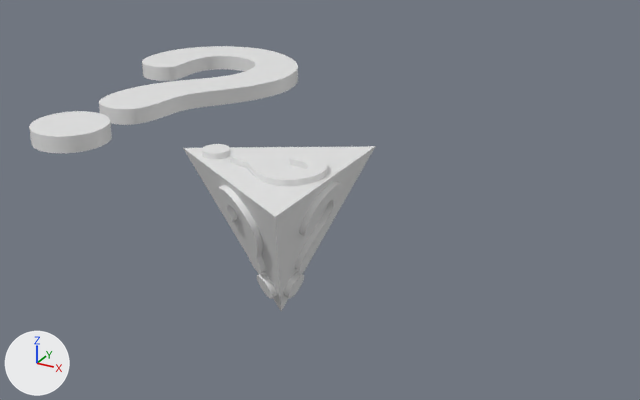
The Blender file Blender/Models/QuestionMarkTetrahedron.blend as it was, and as the next commit left it.
Rendered twice from a 50 mm camera at (3.48, -5.63, 2.95) aimed at (-0.31, 1.25, -0.5). The lights are fixed; the arrows at lower left show +X, +Y and +Z. The first picture is the older version.

Objects in the first picture: 'QuestionMark', 'QuestionMark1', 'QuestionMark2', 'QuestionMark3', 'Tetrahedron'.
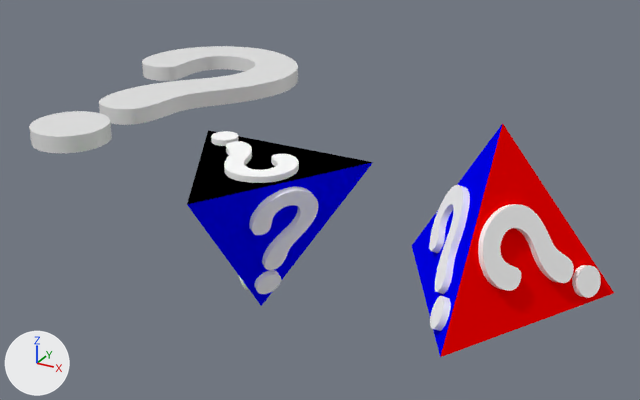
The newer file is also turned or shifted as a whole; pictures and numbers use the older file's frame.

Where the change shows, as pixel boxes (x1, y1, x2, y2) in the pictures (640 x 400 px):
'QuestionMarkTetrahedron2', added: after (412, 124, 614, 357)
    faces in mat_questionmarktetrahedronred (red #ff0000): (441, 124, 614, 357)
    faces in mat_questionmarktetrahedronwhite (white #ffffff): (429, 185, 601, 331)
    faces in mat_questionmarktetrahedronblue (blue #0000ff): (412, 125, 502, 357)
'QuestionMarkTetrahedron1', added: after (187, 130, 373, 306)
    faces in mat_questionmarktetrahedronblue (blue #0000ff): (187, 162, 373, 306)
    faces in mat_questionmarktetrahedronwhite (white #ffffff): (211, 131, 318, 294)
    faces in mat_questionmarktetrahedronblack (black #000000): (187, 130, 372, 204)
'Tetrahedron', deleted: before (183, 146, 376, 311)
'QuestionMark1', deleted: before (202, 144, 327, 186)
'QuestionMark3', deleted: before (284, 181, 345, 298)
'QuestionMark2', deleted: before (216, 185, 277, 299)

The change, as a diff of the scene's bpy script:
```diff
--- a/Blender/Models/QuestionMarkTetrahedron.blend.py
+++ b/Blender/Models/QuestionMarkTetrahedron.blend.py
@@ ob_tetrahedron @@
-ob_tetrahedron = bpy.data.objects.new('Tetrahedron', me_solid)
@@ ob_questionmark2 @@
-ob_questionmark2 = bpy.data.objects.new('QuestionMark2', me_cylinder_001)
@@ ob_questionmark3 @@
-ob_questionmark3 = bpy.data.objects.new('QuestionMark3', me_cylinder_002)
@@ ob_questionmark4 @@
 ob_questionmark4 = bpy.data.objects.new('QuestionMark4', me_cylinder_003)
-ob_questionmark4.parent = ob_tetrahedron
 ob_questionmark4.location = (-0.0354, 0.0609, -0.801)
@@ ob_questionmark1 @@
-ob_questionmark1 = bpy.data.objects.new('QuestionMark1', me_cylinder_004)
@@ ob_questionmarktetrahedron1 @@
+ob_questionmarktetrahedron1 = bpy.data.objects.new('QuestionMarkTetrahedron1', me_solid_009)  # 2820 vertices, 2820 faces; spans x -0.82..0.82, y -0.94..0.5, z -1.0..0.38; in mat_questionmarktetrahedronred (red #ff0000), mat_questionmarktetrahedronblack (black #000000), mat_questionmarktetrahedrongreen (green #00ff00), mat_questionmarktetrahedronblue (blue #0000ff), mat_questionmarktetrahedronwhite (white #ffffff)
+ob_questionmarktetrahedron1.location = (-0.201, 0.0, 0.0)
@@ ob_questionmarktetrahedron2 @@
+ob_questionmarktetrahedron2 = bpy.data.objects.new('QuestionMarkTetrahedron2', me_solid_005)  # 2820 vertices, 2820 faces; spans x -0.82..0.82, y -0.94..0.5, z -0.38..1.0; in mat_questionmarktetrahedronblack (black #000000), mat_questionmarktetrahedronred (red #ff0000), mat_questionmarktetrahedronblue (blue #0000ff), mat_questionmarktetrahedrongreen (green #00ff00), mat_questionmarktetrahedronwhite (white #ffffff)
+ob_questionmarktetrahedron2.location = (1.799, 0.0, 0.0)
```
